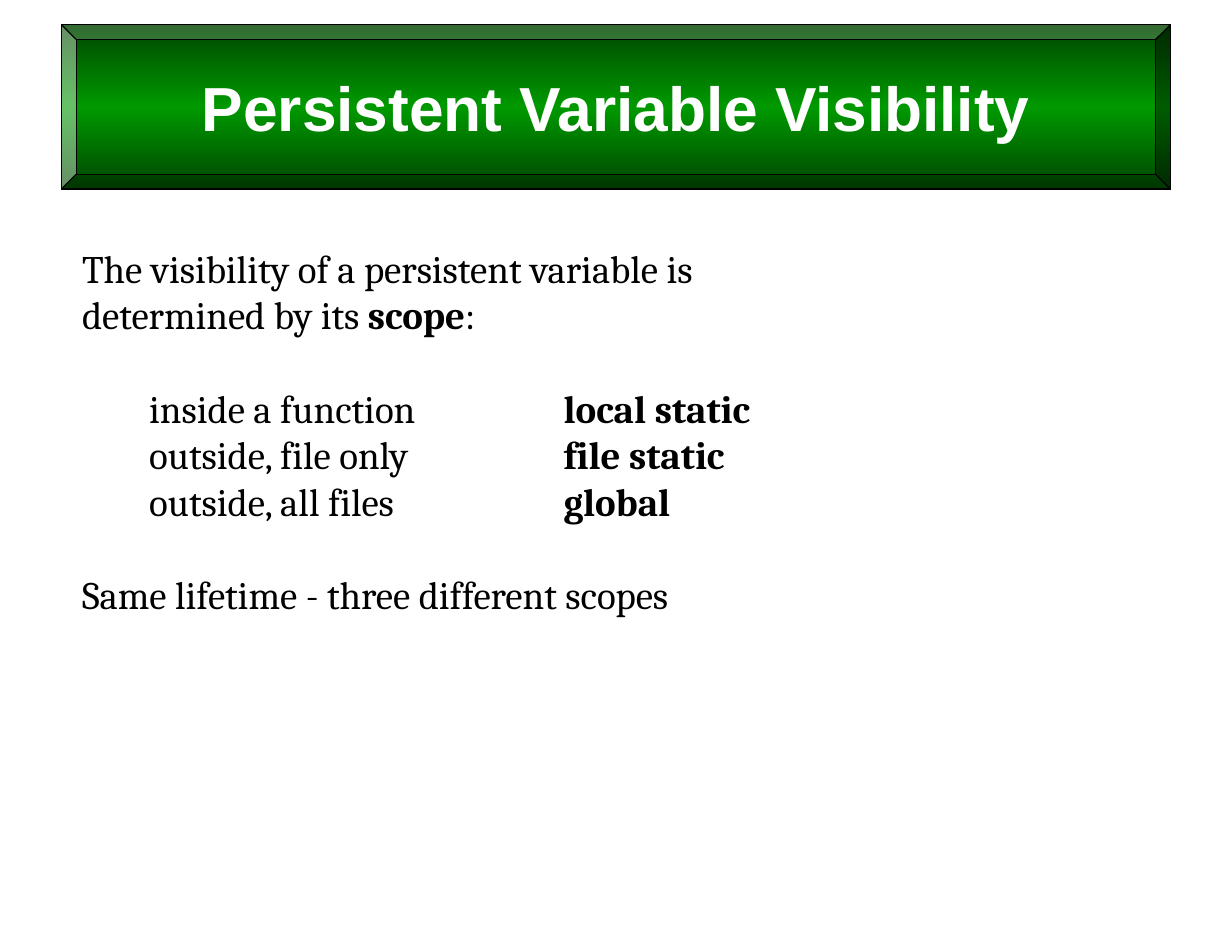
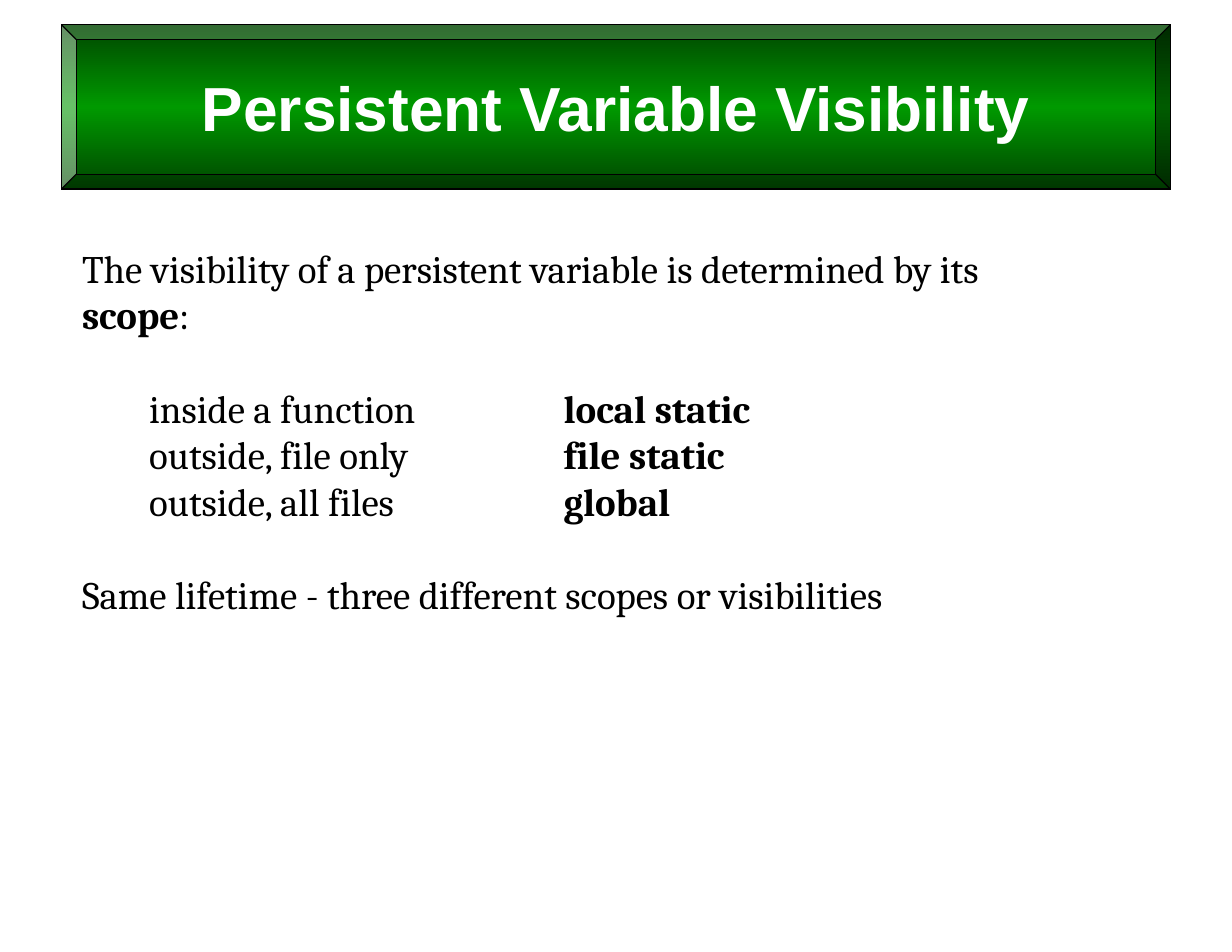
Before and after one commit to billswartz7/IntroToProgramming, a slide deck: slide 34 of Slides/L10_Scope-and-Persistence.pptx (slide 29 before the commit). Drawn at 1232x952 pixels with LibreOffice and Linux fonts; fonts in the diff are those of the drawing. Boxes give left, top, right and bottom in pixels: in the first picture for what was removed or moved away, otherwise in the second. Text is boxed around its words. In the diff, an @@ line names an element or a change of style, - is before the commit and + after.

```diff
--- a/Slides/L10_Scope-and-Persistence.pptx
+++ b/Slides/L10_Scope-and-Persistence.pptx
@@ text at (82, 255, 979, 338): text changed @@
-The visibility of a persistent variable is
-determined by its scope:
+The visibility of a persistent variable is determined by its scope:
@@ text at (82, 581, 882, 618): text changed @@
-Same lifetime - three different scopes
+Same lifetime - three different scopes or visibilities
```
Also in this commit, not shown: 44 other slides changed, 6 slides added, 13 other files.
